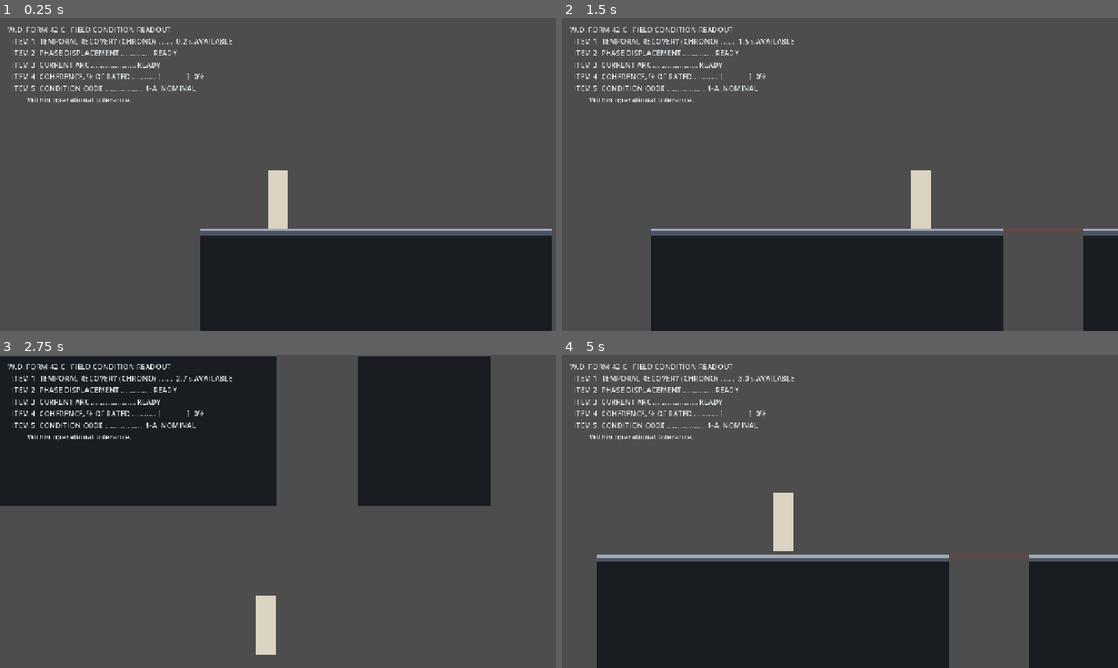
Above: before the commit, frames 1-4 (two rows, left to right).
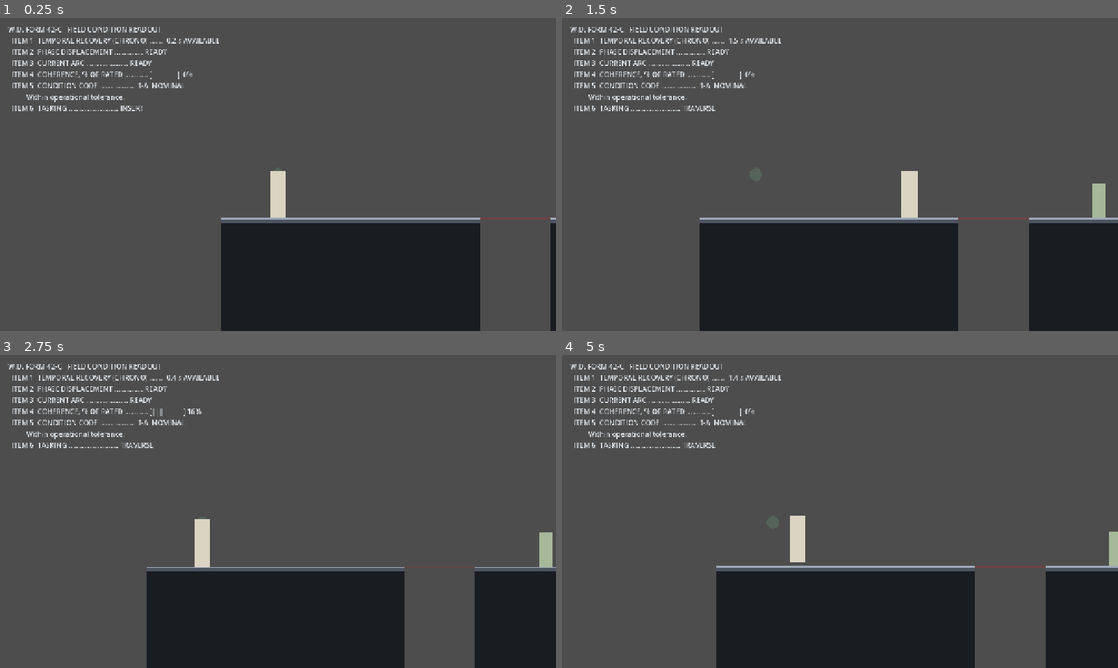
Above: after the commit, the same moments.

Repository: dancockrell/ghost-front-godot
Game: Godot game, scene res://scenes/MissionSlice.tscn
Same seed, same stepped clock (60 frames per second), same inputs: the game is played once before the commit and once after it. Before the commit the project starts from res://scenes/Greybox.tscn.
Inputs:
- Up to frame 1 (0.25 s): no input
- Up to frame 2 (1.5 s): tap Enter at 0.5 s; hold S (crouch) 0.53-1.28 s; hold D (move_right) from 0.53 s (still down); tap Space (jump) at 0.77, 1.07 s; tap E (arc, bound only after the commit) at 0.8, 1.35 s
- Up to frame 3 (2.75 s): tap Space (jump) at 1.52, 1.82 s; tap Shift (phase, bound only after the commit) at 1.55, 2.1 s; release D (move_right) at 2.03 s; hold A (move_left) from 2.03 s (still down); hold Q (rewind, bound only after the commit) from 2.03 s (still down)
- Up to frame 4 (5 s): release A (move_left) at 2.78 s; release Q (rewind, bound only after the commit) at 2.78 s; hold D (move_right) 2.78-4.28 s; tap Q (rewind, bound only after the commit) at 2.85 s; tap Space (jump) at 3.02, 3.32, 4.35, 4.52, 4.82 s; tap R at 3.05, 3.6 s; hold Space (jump) 3.53-4.28 s; hold A (move_left) from 4.28 s (still down); tap S (crouch) at 4.55 s

The runs differ from the first frame. In frame 1, 10% of the frame differs, in the area x 1-100%, y 2-100%; in frame 2, 15%; in frame 3, 55%, in the area x 0-100%, y 0-100%; in frame 4, 16%.

Commit message:
Playable slice, and the bug 118 green checks could not see
Everything wired into one runnable scene: movement, the three verbs, four
Werk units across three archetypes, the mission arc, and Form 42-C.
Insert, cross the yard, take the block, reach the subject -- then walk all
of it again with the alarm up. Geometry is still derived from the movement
profile so the level cannot drift out of agreement with the jump.

AND THE ABILITIES DID NOT WORK IN THE GAME. Every probe was green while
phase, arc and rewind were unbindable: the action definitions had been
appended AFTER the [rendering] header in project.godot, so Godot parsed
them as rendering settings and the InputMap never saw them. It only
surfaced when the scene was actually run.

The probes could not have caught it. They drive the player by writing
intent fields directly, which is the right way to test movement and is
precisely why none of them touched the input map. A suite that cannot
tell a playable game from an unplayable one is worth a guard, so
MovementProbe now checks first, before anything else, that all seven
actions exist AND carry a binding -- has_action alone would pass an
action defined with no key on it.

Then proved the guard rather than trusting it: moved 'phase' back out of
[input] on purpose, watched the check report NOT IN MAP and the suite go
to 1 failed, restored from a byte copy, and verified the restore by
re-reading the section order and re-running to green. The sabotage
asserts it actually changed the file, because a sabotage that silently
does nothing reads exactly like a guard that works.

Also in the slice: line of sight is a real raycast against level geometry,
so cover works rather than being decorative; the site's alarm floors every
unit's awareness, so an alerted site means alerted guards even for one
that never saw anything; and reaching the subject doubles the phase cost
for the walk home.

125 checks across five probes, 0 failed. R resets, F1 shows the truth
behind the form.

Co-Authored-By: Claude Opus 5 <noreply@anthropic.com>

Diff:
--- a/project.godot
+++ b/project.godot
@@ -12,7 +12,7 @@
 
 config/name="Ghost Front"
 config/description="A WW2 horror platformer. Godot port of the single-file canvas original."
-run/main_scene="res://scenes/Greybox.tscn"
+run/main_scene="res://scenes/MissionSlice.tscn"
 config/features=PackedStringArray("4.7", "GL Compatibility")
 
 [display]
@@ -59,12 +59,6 @@
 ]
 }
 
-[rendering]
-
-textures/canvas_textures/default_texture_filter=0
-renderer/rendering_method="gl_compatibility"
-renderer/rendering_method.mobile="gl_compatibility"
-
 phase={
 "deadzone": 0.5,
 "events": [Object(InputEventKey,"resource_local_to_scene":false,"resource_name":"","device":-1,"window_id":0,"alt_press …(195 unchanged characters)…
@@ -80,3 +74,8 @@
 "events": [Object(InputEventKey,"resource_local_to_scene":false,"resource_name":"","device":-1,"window_id":0,"alt_press …(190 unchanged characters)…
 ]
 }
+[rendering]
+
+textures/canvas_textures/default_texture_filter=0
+renderer/rendering_method="gl_compatibility"
+renderer/rendering_method.mobile="gl_compatibility"
--- /dev/null
+++ b/scenes/MissionSlice.tscn
@@ -0,0 +1,6 @@
+[gd_scene load_steps=2 format=3]
+
+[ext_resource type="Script" path="res://scripts/world/mission_slice.gd" id="1"]
+
+[node name="MissionSlice" type="Node2D"]
+script = ExtResource("1")
--- /dev/null
+++ b/scenes/SliceOverview.tscn
@@ -0,0 +1,10 @@
+[gd_scene load_steps=3 format=3]
+
+[ext_resource type="Script" path="res://scripts/world/mission_slice.gd" id="1"]
+[ext_resource type="Script" path="res://scripts/app/overview_shot.gd" id="2"]
+
+[node name="MissionSlice" type="Node2D"]
+script = ExtResource("1")
+
+[node name="Shot" type="Node" parent="."]
+script = ExtResource("2")
--- a/scripts/app/movement_probe.gd
+++ b/scripts/app/movement_probe.gd
@@ -119,6 +119,26 @@
 	print("=== Ghost Front movement probe ===")
 	print("profile: ", _profile.describe())
 	print("physics tick: %.4fs\n" % TICK)
+
+	# ---- 0. THE INPUT MAP, checked first because everything else in every
+	# probe on this project bypasses it.
+	#
+	# This exists because all 118 checks passed green while three abilities
+	# were unbindable in the actual game: the action definitions had been
+	# appended AFTER the [rendering] header in project.godot, so Godot parsed
+	# them as rendering settings and the InputMap never saw them. Probes drive
+	# the player by writing intent fields directly, which is right for testing
+	# movement and is exactly why none of them noticed.
+	#
+	# A test suite that cannot see the difference between a playable game and
+	# an unplayable one is worth asserting against.
+	print("-- the input map (nothing else in this suite touches it) --")
+	for action in ["move_left", "move_right", "jump", "crouch",
+			"phase", "arc", "rewind"]:
+		var known := InputMap.has_action(action)
+		var bound := known and InputMap.action_get_events(action).size() > 0
+		_say("action '%s' exists and has a binding" % action, bound,
+			"" if bound else ("NOT IN MAP" if not known else "no events bound"))
 
 	_build_world()
 	await _settle(20)
--- /dev/null
+++ b/scripts/world/mission_slice.gd
@@ -0,0 +1,355 @@
+extends Node2D
+
+## The first playable slice: everything wired together and runnable.
+##
+## Movement, the three verbs, the Werk, the mission arc and Form 42-C in one
+## scene. The greybox stays a pure movement testbed; this is the game.
+##
+## Geometry is still derived from the movement profile, for the reason the
+## greybox exists: hand-placed coordinates go stale the first time anyone
+## retunes the jump, and a level that disagrees with its own movement teaches
+## you the wrong thing about your game.
+##
+## Layout, left to right:
+##   insertion point ... the way out, and where you must come back to
+##   the approach ...... gaps and a patrol, quiet if you are careful
+##   the yard .......... open ground, two patrols, the honest test
+##   the block ......... vertical, anchors, a Kadaver that owns the floor
+##   the subject ....... the far end
+##
+## Then you walk all of it again with the alarm up.
+
+const GROUND_Y := 900.0
+const PLATFORM_H := 48.0
+
+@export var profile: MovementProfile
+@export var show_truth: bool = false
+
+var mission: MissionState
+var _player: Player
+var _enemies: Array[Enemy] = []
+var _solids: Array[Rect2] = []
+var _pits: Array[Rect2] = []
+var _anchors := PackedVector2Array()
+var _spawn := Vector2(180, GROUND_Y - 140.0)
+var _subject := Vector2.ZERO
+var _banner := ""
+var _banner_t := 0.0
+
+
+func _ready() -> void:
+	if profile == null:
+		profile = MovementProfile.new()
+	mission = MissionState.new()
+	_build()
+	_spawn_player()
+	_place_enemies()
+	mission.insertion_point = _spawn
+	mission.subject_point = _subject
+	mission.alarm_raised.connect(_on_alarm)
+	mission.phase_changed.connect(_on_phase)
+	_add_camera()
+	_add_hud()
+
+
+func _add_solid(r: Rect2) -> void:
+	_solids.append(r)
+	var body := StaticBody2D.new()
+	var cs := CollisionShape2D.new()
+	var shape := RectangleShape2D.new()
+	shape.size = r.size
+	cs.shape = shape
+	body.add_child(cs)
+	body.global_position = r.position + r.size * 0.5
+	add_child(body)
+
+
+func _build() -> void:
+	var jd := profile.jump_distance()
+	var jh := profile.jump_height
+	var x := 0.0
+
+	# insertion apron
+	_add_solid(Rect2(Vector2(x, GROUND_Y), Vector2(jd * 2.2, 400)))
+	x += jd * 2.2
+
+	# the approach: two gaps, one honest
+	for frac in [0.6, 0.88]:
+		var gap: float = jd * float(frac)
+		_pits.append(Rect2(Vector2(x, GROUND_Y), Vector2(gap, 900)))
+		x += gap
+		_add_solid(Rect2(Vector2(x, GROUND_Y), Vector2(jd * 1.3, 400)))
+		x += jd * 1.3
+
+	# the yard: long open ground, nowhere to hide
+	var yard := jd * 3.4
+	_add_solid(Rect2(Vector2(x, GROUND_Y), Vector2(yard, 400)))
+	var yard_mid := x + yard * 0.5
+	x += yard
+
+	# the block: three ledges up, anchors between them
+	var step_up := jh * 0.8
+	for i in range(3):
+		var w := jd * 0.5
+		_add_solid(Rect2(Vector2(x, GROUND_Y - step_up * float(i + 1)),
+			Vector2(w, PLATFORM_H)))
+		if i < 2:
+			_anchors.append(Vector2(x + w + jd * 0.16,
+				GROUND_Y - step_up * float(i + 1) - jh * 0.5))
+		x += w + jd * 0.3
+
+	# the far floor, where the subject is
+	var top := GROUND_Y - step_up * 3.0
+	_add_solid(Rect2(Vector2(x, top), Vector2(jd * 2.4, 600)))
+	_subject = Vector2(x + jd * 1.6, top - 80.0)
+
+	# an anchor over each honest gap: an alternative, never the only route
+	for p in _pits:
+		if p.size.x > jd * 0.75:
+			_anchors.append(Vector2(p.position.x + p.size.x * 0.5,
+				p.position.y - jh * 1.2))
+	_anchors.append(Vector2(yard_mid, GROUND_Y - jh * 1.35))
+
+
+func _spawn_player() -> void:
+	_player = Player.new()
+	_player.profile = profile
+	_player.name = "Player"
+	var cs := CollisionShape2D.new()
+	var caps := CapsuleShape2D.new()
+	caps.radius = 26.0
+	caps.height = 150.0
+	cs.shape = caps
+	_player.add_child(cs)
+	var body := ColorRect.new()
+	body.color = Color(0.86, 0.83, 0.76)
+	body.size = Vector2(52, 150)
+	body.position = Vector2(-26, -75)
+	body.mouse_filter = Control.MOUSE_FILTER_IGNORE
+	_player.add_child(body)
+	_player.global_position = _spawn
+	_player.anchors = _anchors
+	add_child(_player)
+
+
+func _add_enemy(p: EnemyProfile, at: Vector2) -> void:
+	var e := Enemy.new()
+	e.profile = p
+	var cs := CollisionShape2D.new()
+	var caps := CapsuleShape2D.new()
+	caps.radius = 22.0
+	caps.height = 110.0
+	cs.shape = caps
+	e.add_child(cs)
+	e.global_position = at
+	add_child(e)
+	e.brain.set_facing(-1.0)
+	_enemies.append(e)
+
+
+func _place_enemies() -> void:
+	var jd := profile.jump_distance()
+	# one on the approach, two in the yard, a Kadaver holding the block.
+	_add_enemy(EnemyProfile.seuche(), Vector2(jd * 3.4, GROUND_Y - 60.0))
+	_add_enemy(EnemyProfile.seuche(), Vector2(jd * 6.2, GROUND_Y - 60.0))
+	_add_enemy(EnemyProfile.bestiarium(), Vector2(jd * 7.6, GROUND_Y - 60.0))
+	_add_enemy(EnemyProfile.kadaver(), Vector2(jd * 9.4, GROUND_Y - 60.0))
+
+
+func _add_camera() -> void:
+	var cam := Camera2D.new()
+	cam.name = "Cam"
+	cam.zoom = Vector2(0.72, 0.72)
+	cam.position_smoothing_enabled = true
+	cam.position_smoothing_speed = 6.0
+	cam.drag_horizontal_enabled = true
+	cam.drag_vertical_enabled = true
+	cam.drag_left_margin = 0.16
+	cam.drag_right_margin = 0.16
+	cam.drag_top_margin = 0.2
+	cam.drag_bottom_margin = 0.2
+	_player.add_child(cam)
+	cam.make_current()
+
+
+func _add_hud() -> void:
+	var layer := CanvasLayer.new()
+	var lab := Label.new()
+	lab.name = "Form"
+	lab.position = Vector2(18, 14)
+	lab.add_theme_font_size_override("font_size", 16)
+	lab.add_theme_color_override("font_color", Color(0.86, 0.88, 0.9))
+	layer.add_child(lab)
+	add_child(layer)
+
+
+func _on_alarm(reason: String) -> void:
+	_banner = "SITE ALERT -- " + reason.to_upper()
+	_banner_t = 3.0
+
+
+func _on_phase(_from: int, to: int) -> void:
+	if to == MissionState.Phase.COMPLETE:
+		_banner = "SUBJECT RECOVERED. RETURN LOGGED."
+		_banner_t = 6.0
+
+
+func _unhandled_input(event: InputEvent) -> void:
+	if event is InputEventKey and event.pressed:
+		if event.keycode == KEY_F1:
+			show_truth = not show_truth
+		elif event.keycode == KEY_R:
+			_reset()
+
+
+func _reset() -> void:
+	mission = MissionState.new()
+	mission.insertion_point = _spawn
+	mission.subject_point = _subject
+	mission.alarm_raised.connect(_on_alarm)
+	mission.phase_changed.connect(_on_phase)
+	_player.global_position = _spawn
+	_player.velocity = Vector2.ZERO
+	_player.phase.reset()
+	_player.phase.cost_multiplier = 1.0
+	_player.chrono.clear()
+	for e in _enemies:
+		e.brain.reset()
+		e.act = Enemy.Act.IDLE
+		e.health = e.profile.max_health
+	_banner = ""
+
+
+func _physics_process(delta: float) -> void:
+	if _player.global_position.y > GROUND_Y + 1500.0:
+		_player.global_position = _spawn
+		_player.velocity = Vector2.ZERO
+
+	var perception := _player.phase.perception_scale()
+	var anyone_sees := false
+
+	for e in _enemies:
+		if e.is_dead():
+			continue
+		e.player_pos = _player.global_position
+		e.player_perception = perception
+		# Line of sight: cheap and honest. A real raycast against level
+		# geometry, so cover actually works rather than being decorative.
+		e.sight_blocked = _blocked(e.global_position, _player.global_position)
+		if e.brain.state == EnemyBrain.State.ALERT:
+			anyone_sees = true
+			mission.record_detection(0.4 * delta)
+		# The site's knowledge floors every unit's awareness, so an alerted
+		# site means an alerted guard even if this one never saw anything.
+		var bias := mission.awareness_bias()
+		if e.brain.awareness < bias:
+			e.brain.awareness = bias
+
+		# strike resolution
+		if e.is_striking():
+			var in_reach := e.global_position.distance_to(_player.global_position) \
+				<= e.profile.attack_range + 40.0
+			var res := Combat.resolve_strike(e, _player.phase, in_reach)
+			if res.hit:
+				_banner = "HIT"
+				_banner_t = 0.6
+
+	mission.step(delta, anyone_sees)
+
+	# objective proximity
+	if not mission.carrying and _player.global_position.distance_to(_subject) < 110.0:
+		mission.secure_subject()
+		_player.phase.cost_multiplier = 2.0
+	elif mission.carrying and mission.phase == MissionState.Phase.EXTRACT \
+			and _player.global_position.distance_to(_spawn) < 130.0:
+		mission.complete()
+
+	if _banner_t > 0.0:
+		_banner_t -= delta
+
+	_update_hud()
+	queue_redraw()
+
+
+func _blocked(from: Vector2, to: Vector2) -> bool:
+	var space := get_world_2d().direct_space_state
+	var q := PhysicsRayQueryParameters2D.create(from, to)
+	q.collide_with_areas = false
+	var hit := space.intersect_ray(q)
+	return not hit.is_empty()
+
+
+func _update_hud() -> void:
+	var lab: Label = null
+	for c in get_children():
+		if c is CanvasLayer:
+			lab = c.get_node_or_null("Form") as Label
+			break
+	if lab == null:
+		return
+	var ph := _player.phase
+	var txt := FieldReadout.render(ph.attenuation, _player.chrono.available(),
+		ph.is_dashing(), _player.arc.is_attached())
+	txt += "\n  ITEM 6  TASKING .......................... %s" % mission.phase_name()
+	if mission.carrying:
+		txt += "\n          SUBJECT IN HAND. DISPLACEMENT COST DOUBLED."
+	if _banner_t > 0.0 and _banner != "":
+		txt += "\n\n  >> " + _banner
+	if show_truth:
+		txt += "\n\n" + FieldReadout.render_truth(ph.attenuation,
+			ph.perception_scale(), ph.evasion_chance())
+		txt += "\n[dev] alarm %.2f  bias %.2f  awake %d/%d" % [
+			mission.alarm, mission.awareness_bias(),
+			_awake_count(), _enemies.size()]
+	lab.text = txt
+
+
+func _awake_count() -> int:
+	var n := 0
+	for e in _enemies:
+		if not e.is_dead() and e.brain.state != EnemyBrain.State.UNAWARE:
+			n += 1
+	return n
+
+
+func _draw() -> void:
+	var ink := Color(0.10, 0.11, 0.13)
+	var lit := Color(0.30, 0.33, 0.38)
+	var edge := Color(0.62, 0.66, 0.72)
+	for r in _solids:
+		draw_rect(r, ink, true)
+		draw_rect(Rect2(r.position, Vector2(r.size.x, 6.0)), edge, true)
+		draw_rect(Rect2(r.position + Vector2(0, 6), Vector2(r.size.x, 10.0)), lit, true)
+	for p in _pits:
+		draw_rect(Rect2(p.position, Vector2(p.size.x, 5.0)),
+			Color(0.55, 0.22, 0.22, 0.55), true)
+	for a in _anchors:
+		draw_circle(a, 17.0, Color(0.35, 0.72, 0.95, 0.28))
+		draw_circle(a, 7.0, Color(0.75, 0.93, 1.0))
+
+	# the objective, and the way out
+	var obj := mission.objective()
+	draw_circle(obj, 30.0, Color(0.95, 0.82, 0.35, 0.18))
+	draw_circle(obj, 11.0, Color(1.0, 0.88, 0.45))
+	draw_circle(_spawn, 20.0, Color(0.5, 0.85, 0.6, 0.16))
+
+	# enemies: colour by branch, ring by awareness
+	for e in _enemies:
+		if e.is_dead():
+			continue
+		var col := Color(0.65, 0.72, 0.6)
+		match e.profile.branch:
+			"bestiarium": col = Color(0.78, 0.55, 0.42)
+			"kadaver": col = Color(0.62, 0.66, 0.74)
+		draw_rect(Rect2(e.global_position - Vector2(22, 55), Vector2(44, 110)), col, true)
+		if e.is_telegraphing():
+			draw_circle(e.global_position, 46.0, Color(1.0, 0.5, 0.35, 0.35))
+		var aw := e.brain.awareness
+		if aw > 0.02:
+			draw_arc(e.global_position, 34.0, -PI / 2.0,
+				-PI / 2.0 + TAU * aw, 24,
+				Color(1.0, 0.75, 0.3) if aw < 1.0 else Color(1.0, 0.35, 0.3), 3.0)
+
+	if _player != null and _player.arc != null and _player.arc.is_attached():
+		draw_line(_player.global_position, _player.arc.anchor(),
+			Color(0.75, 0.93, 1.0), 3.0)
Not shown, added: scripts/world/mission_slice.gd.uid
